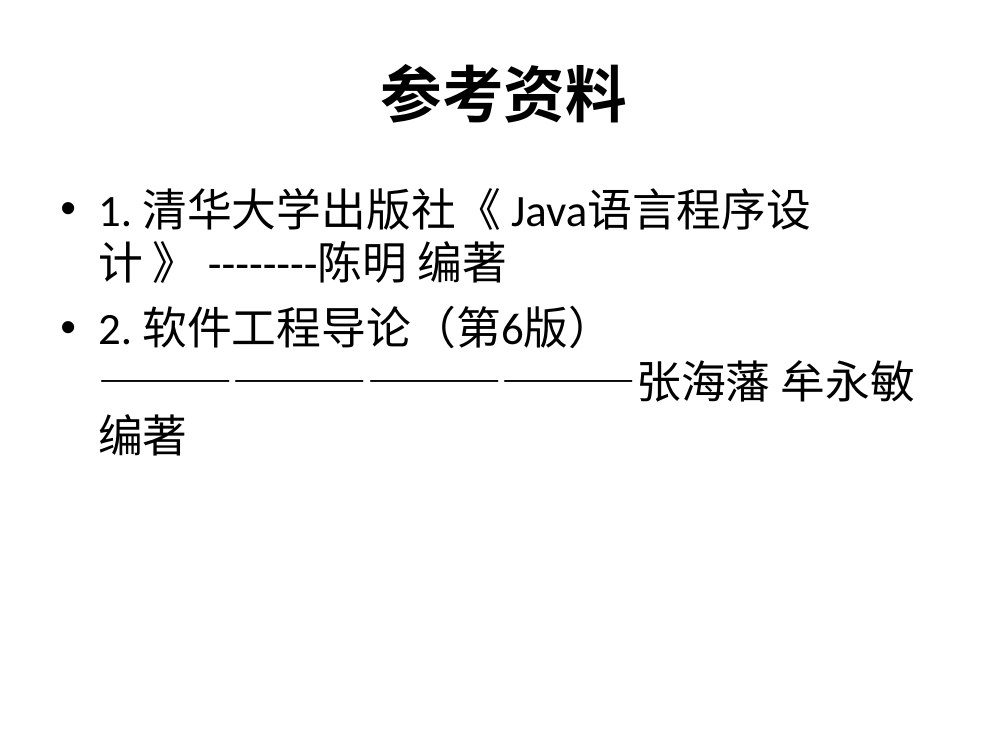
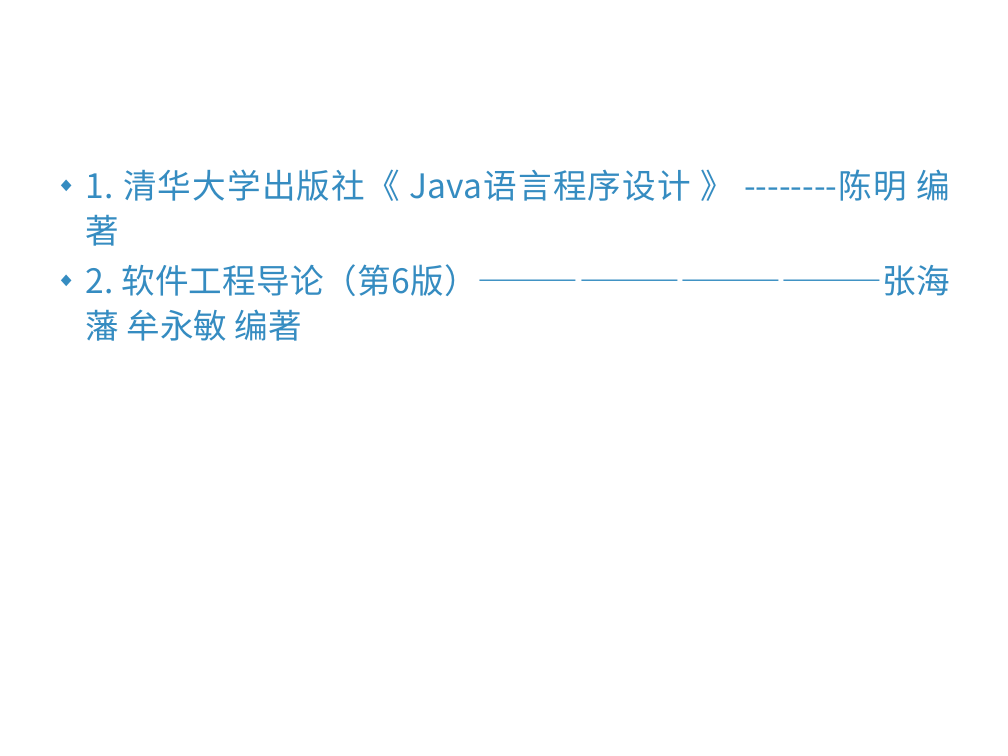
Before and after one commit to tzy502/test, a slide deck: slide 22 of G07项目介绍.ppt (slide 28 before the commit). Drawn at 1008x756 pixels with LibreOffice and Linux fonts; fonts in the diff are those of the drawing; background and template pictures are left out. Boxes give left, top, right and bottom in pixels: in the first picture for what was removed or moved away, otherwise in the second. Text is boxed around its words. In the diff, an @@ line names an element or a change of style, - is before the commit and + after.

```diff
--- a/G07项目介绍.ppt
+++ b/G07项目介绍.ppt
@@ title "参考资料": place and size @@
-title "参考资料" at (381,64,627,123)
+title "参考资料" at (93,0,879,82)
@@ title "参考资料" at (93,0,879,82): size 44 to 32 pt, font Calibri to Noto Sans CJK SC, text colour #000000 to #FFFFFF; line spacing 1 to 0.9; vertical alignment middle to bottom @@
@@ text "1. 清华大学出版社《 Java语言程序设计 》 --------陈明 ...": place and size @@
-text "1. 清华大学出版社《 Java语言程序设计 》 --------陈明 ..." at (98,188,915,456)
+text "1. 清华大学出版社《 Java语言程序设计 》 --------陈明 ..." at (85,169,951,341)
@@ text "1. 清华大学出版社《 Java语言程序设计 》 --------陈明 ..." at (85,169,951,341): size 32 to 24 pt, font Calibri to Noto Sans CJK SC, text colour #000000 to #358CC1; alignment left to justified; bullet • to ◆; line spacing 1 to 1.1; less space between paragraphs; bullet colour #000000 to #358CC1 @@
```
Also in this commit, not shown: 21 other slides changed, 1 slide added, 7 slides removed, 6 other files.
